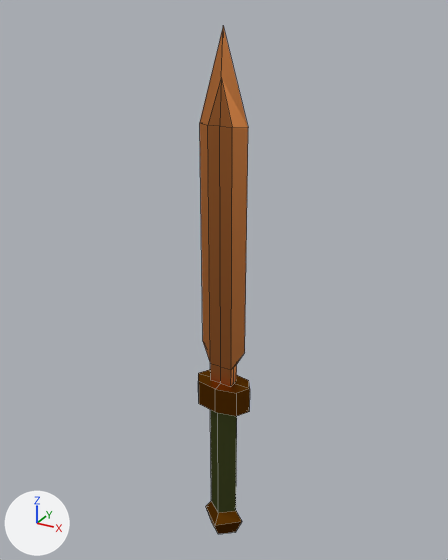
What one commit did to the Blender file Assets/Weapon Models/Dagger.blend.
Rendered twice from a camera (50 mm lens) standing at (0.661, -1.199, 0.954) and looking at (-0.018, 0.036, 0.337). Lighting does not change. The marker at lower left points along +X, +Y and +Z. Mesh edges are drawn as thin lines.

The scene before the commit, as lines of its bpy script (objects in view):
```python
me_plane = bpy.data.meshes.new('Plane')
me_plane.from_pydata(...)  # 17 vertices, 8 faces; spans x 0.0..0.076, y -0.05..0.0, z -0.43..0.07
me_plane.materials.append(mat_material)
# before: 0 (0.0, -0.03, -0.35) at pixel (218, 512), 1 (0.04, 0.0, -0.35) at pixel (235, 510), 9 (0.0, 0.0, -0.43), 10 (0.0, -0.03, -0.43) at pixel (218, 534), 11 (0.04, 0.0, -0.43) at pixel (235, 532)
# before: 12 (0.06, 0.0, -0.38) at pixel (242, 521), 13 (0.0, -0.05, -0.38) at pixel (214, 525)
# before: 4 (0.076, 0.0, 0.07) at pixel (249, 388), 6 (0.0, 0.0, 0.07), 8 (0.0, -0.044, 0.07) at pixel (215, 389), 15 (0.056, -0.033, 0.07) at pixel (236, 393)
me_plane_001 = bpy.data.meshes.new('Plane.001')
me_plane_001.from_pydata(...)  # 12 vertices, 7 faces; spans x 0.0..0.06, y -0.015..0.0, z 0.07..0.92
me_plane_001.materials.append(mat_material)
ob_dagger_blade = bpy.data.objects.new('Dagger Blade', me_plane_001)
ob_dagger_blade.location = (0.0, 0.0, 0.0)
_m = ob_dagger_blade.modifiers.new('Mirror', 'MIRROR')
_m.use_axis = (True, True, False)
_m.use_clip = True
ob_dagger_handle = bpy.data.objects.new('Dagger Handle', me_plane)
ob_dagger_handle.location = (0.0, 0.0, 0.0)
_m = ob_dagger_handle.modifiers.new('Mirror', 'MIRROR')
_m.use_axis = (True, True, False)
_m.use_clip = True
```
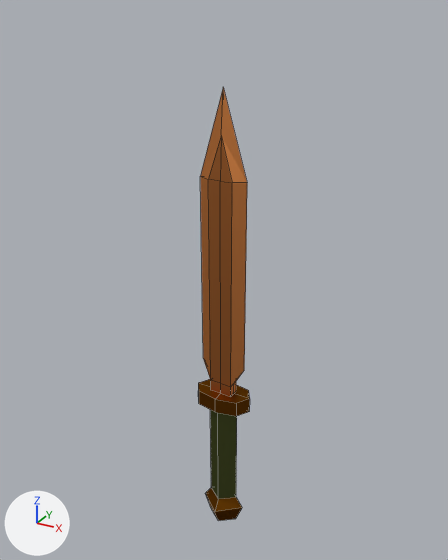
What differs and where, as boxes (x1, y1, x2, y2) in the pictures (448 x 560 px; the box of a moved part takes in the faces that stretch with it):
'Dagger Blade', reshaped (14% shorter): before (200, 26, 248, 387); after (200, 87, 247, 396)
'Dagger Handle', reshaped (13% shorter): before (198, 370, 250, 534); after (198, 379, 250, 521)
part 1 of me_plane, moved or reshaped: before (206, 428, 242, 534); after (205, 428, 242, 521)
part 2 of me_plane, moved or reshaped: before (198, 370, 250, 416); after (198, 379, 250, 416)
part 3 of me_plane_001, moved or reshaped: before (200, 26, 248, 128); after (201, 87, 247, 183)
part 4 of me_plane_001, moved or reshaped: before (200, 123, 248, 370); after (200, 176, 247, 387)
part 5 of me_plane_001, moved or reshaped: before (210, 364, 237, 387); after (211, 381, 236, 396)

Patch to the scene script:
```diff
--- a/Assets/Weapon Models/Dagger.blend.py
+++ b/Assets/Weapon Models/Dagger.blend.py
@@ me_plane @@
 me_plane.from_pydata(...)  # 17 vertices, 8 faces; spans x 0.0..0.076, y -0.05..0.0, z -0.43..0.07
 # used by ob_dagger_handle; location = (0.0, 0.0, 0.0)
+# me_plane part 1
+for i in [0, 1, *range(9, 14)]: me_plane.vertices[i].co += Vector((0.0, 0.0, 0.05))
+# me_plane part 2
+for i in [4, 6, 8, 15]: me_plane.vertices[i].co += Vector((0.0, 0.0, -0.03))
 me_plane.materials.append(mat_material)
@@ me_plane_001 @@
 me_plane_001.from_pydata(...)  # 12 vertices, 7 faces; spans x 0.0..0.06, y -0.015..0.0, z 0.07..0.92
 # used by ob_dagger_blade; location = (0.0, 0.0, 0.0)
+# me_plane_001 part 3: all 5 vertices in x 0.0..0.06, y -0.015..0.0, z 0.72..0.92 are moved by (0.0, 0.0, -0.12)
+# me_plane_001 part 4: all 4 vertices in x 0.0..0.06, y -0.015..0.0, z 0.12..0.17 are moved by (0.0, 0.0, -0.05)
+# me_plane_001 part 5: all 3 vertices in x 0.0..0.03, y -0.015..0.0, z 0.07 are moved by (0.0, 0.0, -0.03)
 me_plane_001.materials.append(mat_material)
```
